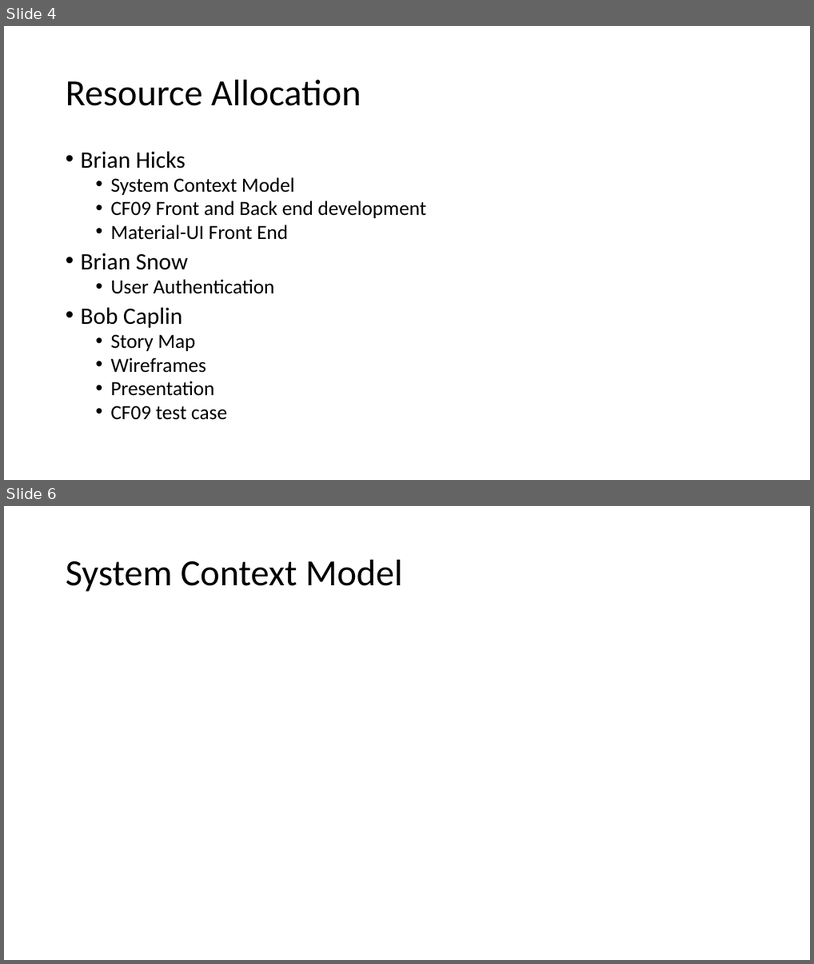
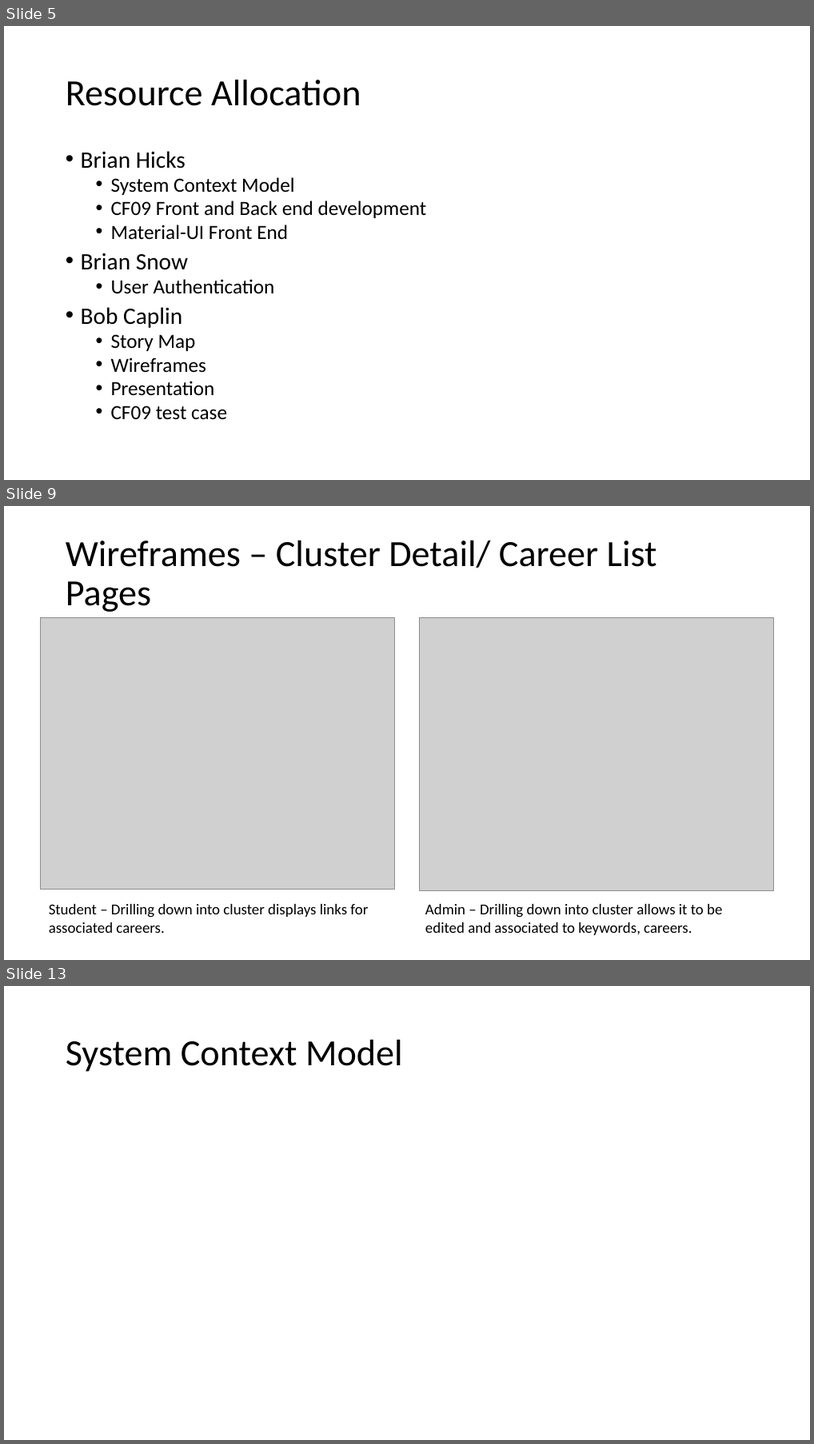
Before and after one commit to audiblePi/career-finder, a slide deck: docs/sprint1Presentation.pptx. Shown one above the other, each under a label of ours: slides 4 and 6 before the commit, slides 5, 9 and 13 after it; the slides between them are not shown. The pictures are 814x964 and 814x1444 pixels, drawn with LibreOffice and Linux fonts; fonts in the diff are those of the drawing; grey boxes stand for pictures. Boxes give left, top, right and bottom in pixels: in the first picture for what was removed or moved away, otherwise in the second. Text is boxed around its words. In the diff, an @@ line names an element or a change of style, - is before the commit and + after.

Commit message:
Added preview Wireframes... these should be replaced with final versions.

```diff
--- a/docs/sprint1Presentation.pptx
+++ b/docs/sprint1Presentation.pptx
@@ slide 9 added at <box>4,506,810,960</box>, background #FFFFFF @@
@@ title added at <box>66,540,658,612</box>, 44 pt, text #000000 @@
+Wireframes – Cluster Detail/ Career List Pages
@@ picture added at <box>40,618,394,889</box> @@
@@ picture added at <box>420,618,774,890</box> @@
@@ text added at <box>49,904,368,932</box>, 18 pt, text #000000 @@
+Student – Drilling down into cluster displays links for associated careers.
@@ text added at <box>426,904,722,935</box>, 18 pt, text #000000 @@
+Admin – Drilling down into cluster allows it to be edited and associated to keywords, careers.
@@ what was slide 4 is now slide 5 @@
@@ what was slide 6 is now slide 13 @@
```
Also in this commit, not shown: 4 slides changed, 6 other slides added.
